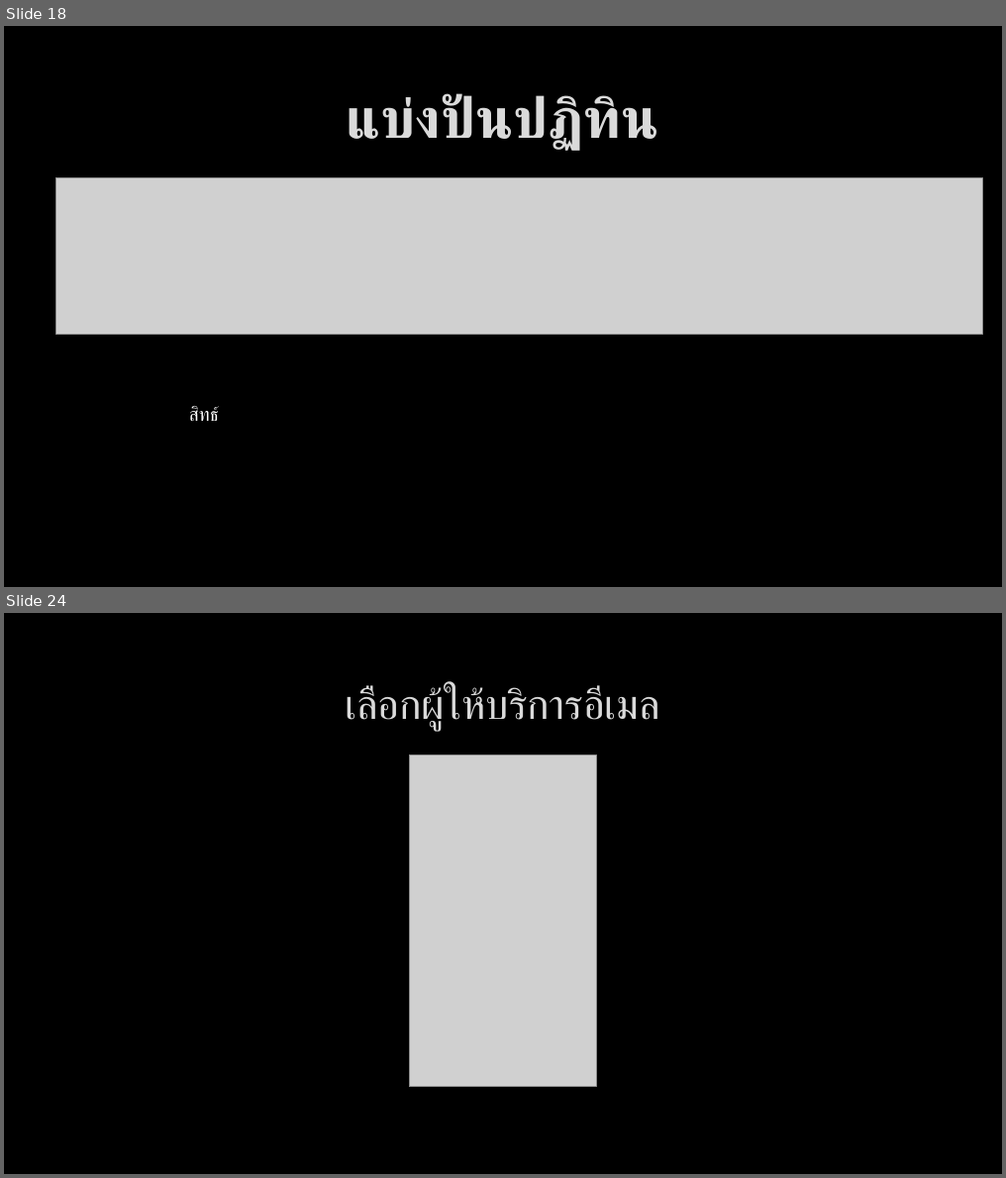
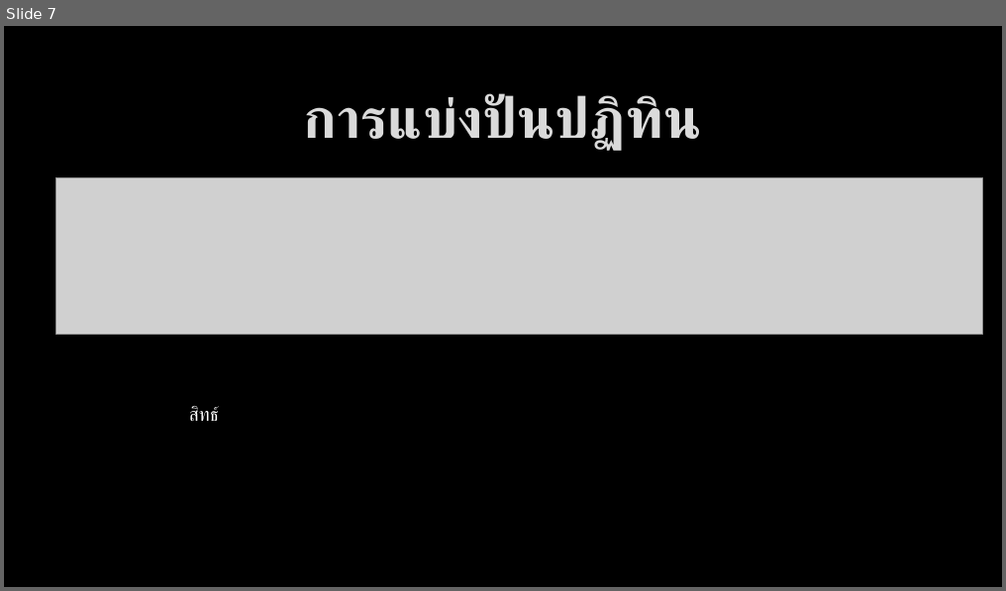
Before and after one commit to bratchasak/gcalendar, a slide deck: Google Calendar.pptx. Shown one above the other, each under a label of ours: slides 18 and 24 before the commit, slide 7 after it; the slides between them are not shown. The pictures are 1006x1178 and 1006x591 pixels, drawn with LibreOffice and Linux fonts; fonts in the diff are those of the drawing; grey boxes stand for pictures; background and template pictures are left out. Boxes give left, top, right and bottom in pixels: in the first picture for what was removed or moved away, otherwise in the second. Text is boxed around its words. In the diff, an @@ line names an element or a change of style, - is before the commit and + after.

```diff
--- a/Google Calendar.pptx
+++ b/Google Calendar.pptx
@@ slide 24 removed at (4,613,1002,1174), background picture (left out) @@
@@ title removed at (345,687,660,731) @@
-เลือกผู้ให้บริการอีเมล
@@ picture removed at (409,755,596,1087) @@
@@ what was slide 18 is now slide 7 @@
@@ slide 7 changed as well @@
@@ title at (304,93,701,151): text changed @@
-แบ่งปันปฏิทิน
+การแบ่งปันปฏิทิน
```
Also in this commit, not shown: 7 other slides changed, 15 other slides removed, 1 other file.
